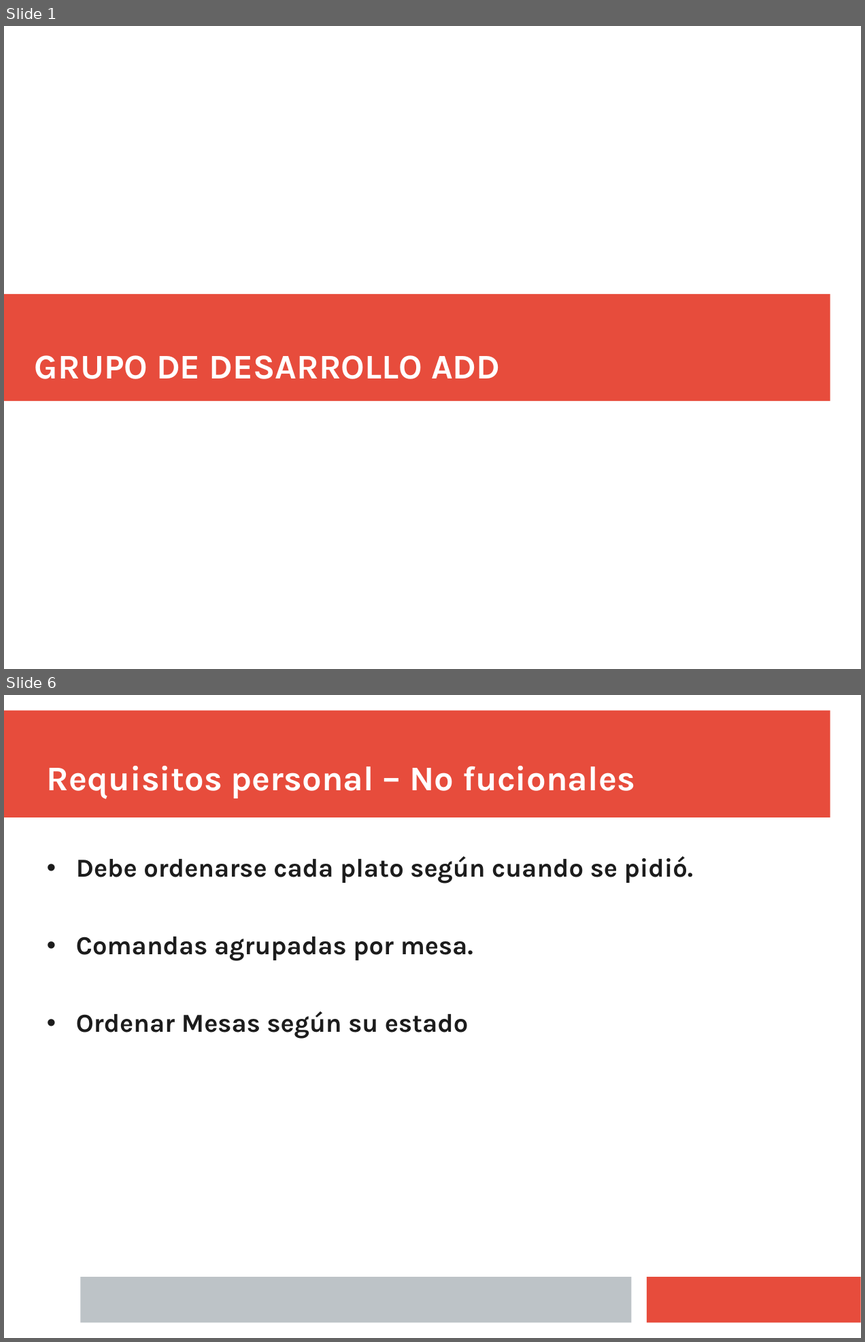
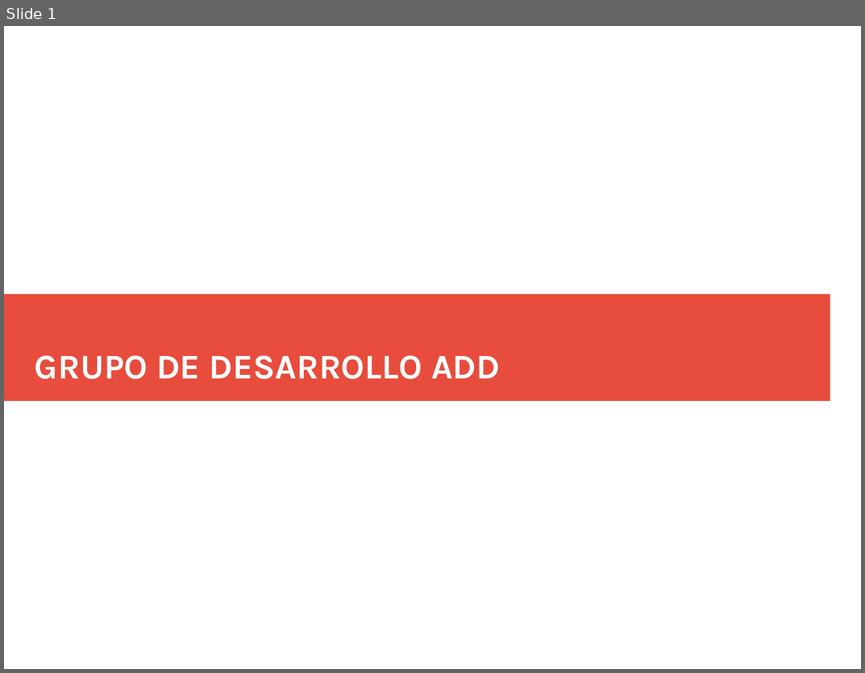
Before and after one commit to Juanba1998/APP-Restaurante, a slide deck: Material/Presentación/Presentacion Final (incompleta).pptx. Shown one above the other, each under a label of ours: slides 1 and 6 before the commit, slide 1 after it; the slides between them are not shown. The pictures are 865x1342 and 865x673 pixels, drawn with LibreOffice and Linux fonts; fonts in the diff are those of the drawing. Boxes give left, top, right and bottom in pixels: in the first picture for what was removed or moved away, otherwise in the second. Text is boxed around its words. In the diff, an @@ line names an element or a change of style, - is before the commit and + after.

```diff
--- a/Material/Presentación/Presentacion Final (incompleta).pptx
+++ b/Material/Presentación/Presentacion Final (incompleta).pptx
@@ slide 6 removed at bbox=[4, 695, 861, 1338], background #FFFFFF @@
@@ rectangle removed at bbox=[4, 711, 830, 818] @@
@@ title removed at bbox=[47, 766, 635, 798] @@
-Requisitos personal – No fucionales
@@ subtitle removed at bbox=[76, 856, 693, 1038] @@
-• Debe ordenarse cada plato según cuando se pidió.
-• Comandas agrupadas por mesa.
-• Ordenar Mesas según su estado
@@ rectangle removed at bbox=[80, 1276, 632, 1323] @@
@@ rectangle removed at bbox=[647, 1276, 861, 1323] @@
```
Also in this commit, not shown: 11 slides changed, 6 slides added, 9 other slides removed.
